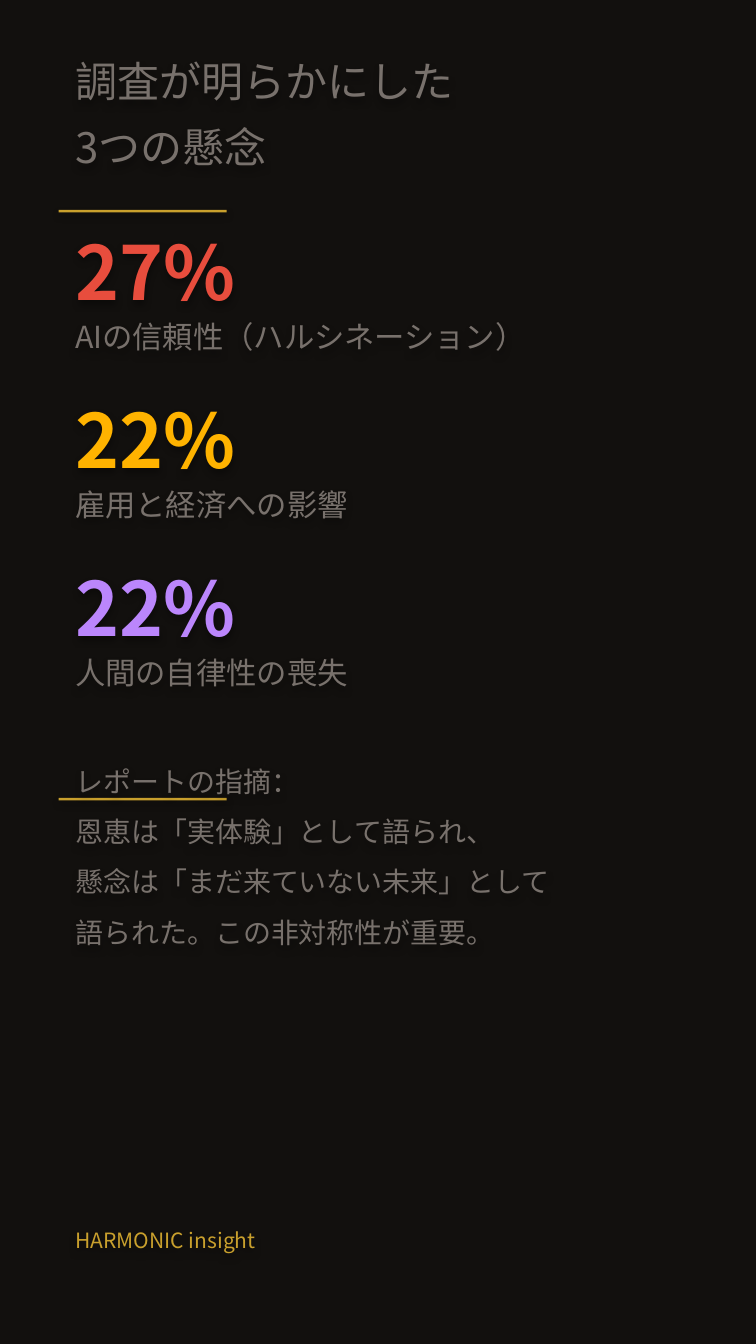
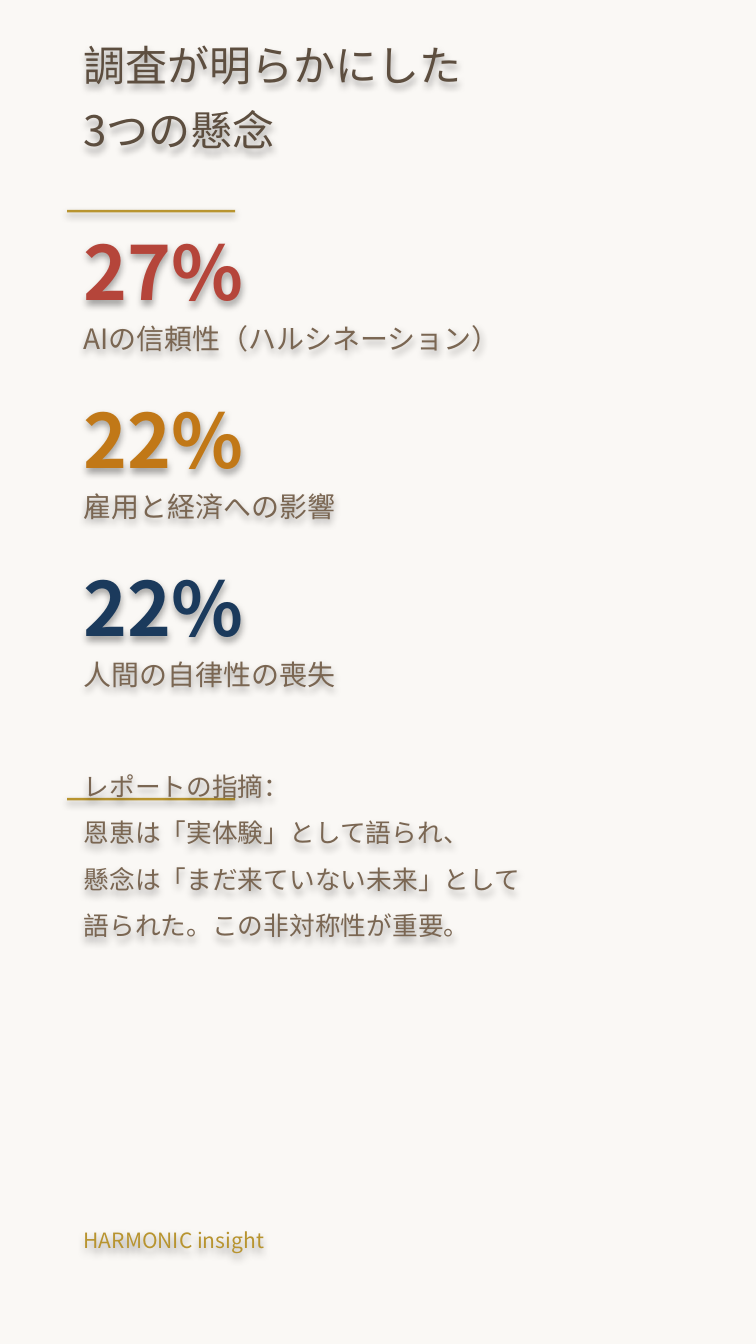
Before and after one commit to HarmonicInsight/harmonic-marketing, a slide deck: slide 4 of content/youtube/shorts/SHORT_NEWS_03_anthropic_light_shade.pptx. Drawn at 756x1344 pixels with LibreOffice and Linux fonts; fonts in the diff are those of the drawing. Boxes give left, top, right and bottom in pixels: in the first picture for what was removed or moved away, otherwise in the second. Text is boxed around its words. In the diff, an @@ line names an element or a change of style, - is before the commit and + after.

```diff
--- a/content/youtube/shorts/SHORT_NEWS_03_anthropic_light_shade.pptx
+++ b/content/youtube/shorts/SHORT_NEWS_03_anthropic_light_shade.pptx
@@ background #12100E to #FAF8F5 @@
@@ text "調査が明らかにした": place and size @@
-text "調査が明らかにした" at (75,62,453,165)
+text "調査が明らかにした" at (84,46,462,149)
@@ text "調査が明らかにした" at (84,46,462,149): text colour #78716C to #5D4E3F @@
@@ rectangle: place and size @@
-rectangle at (59,210,227,212)
+rectangle at (67,210,235,212)
@@ rectangle at (67,210,235,212): fill #C9A02D to #B8942F @@
@@ text "27%": place and size @@
-text "27%" at (75,243,235,301)
+text "27%" at (84,243,244,306)
@@ text "27%" at (84,243,244,306): text colour #E84D3D to #B5453A @@
@@ text "AIの信頼性（ハルシネーション）": place and size @@
-text "AIの信頼性（ハルシネーション）" at (75,322,525,351)
+text "AIの信頼性（ハルシネーション）" at (84,325,500,352)
@@ text "22%": place and size @@
-text "22%" at (75,411,235,469)
+text "22%" at (84,411,244,473)
@@ text "22%" at (84,411,244,473): text colour #FFB300 to #C17817 @@
@@ text "雇用と経済への影響": place and size @@
-text "雇用と経済への影響" at (75,490,347,519)
+text "雇用と経済への影響" at (84,493,336,520)
@@ text "22%": place and size @@
-text "22%" at (75,579,235,637)
+text "22%" at (84,579,244,641)
@@ text "22%" at (84,579,244,641): text colour #BB86FC to #1B3A5C @@
@@ size 13 to 12 pt, text colour #78716C to #7A6652 in 3 elements at (84,325,500,352), (84,493,336,520), (84,661,336,688) @@
@@ text "人間の自律性の喪失": place and size @@
-text "人間の自律性の喪失" at (75,658,347,687)
+text "人間の自律性の喪失" at (84,661,336,688)
@@ text "レポートの指摘：": place and size @@
-text "レポートの指摘：" at (75,768,550,945)
+text "レポートの指摘：" at (84,774,520,937)
@@ text "レポートの指摘：" at (84,774,520,937): size 12 to 11 pt, text colour #78716C to #7A6652 @@
@@ rectangle: place and size @@
-rectangle at (59,798,227,800)
+rectangle at (67,798,235,800)
@@ rectangle at (67,798,235,800): fill #C9A02D to #B8942F @@
@@ text "HARMONIC insight": place and size @@
-text "HARMONIC insight" at (75,1231,256,1253)
+text "HARMONIC insight" at (84,1231,264,1253)
@@ text "HARMONIC insight" at (84,1231,264,1253): text colour #C9A02D to #B8942F @@
```
Also in this commit, not shown: 4 other slides changed, 3 other files.
